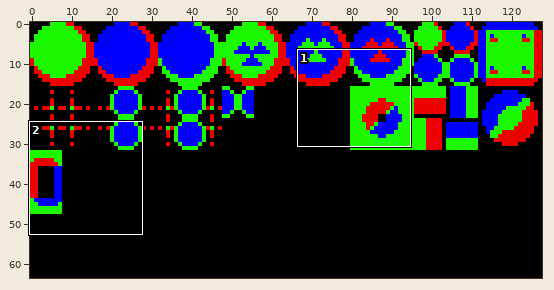
Edited in one commit: sprite sheet (gfx/sheet1.png). Above: a wide view before the commit, with the close-up outlined.
Close-up. Earlier state:
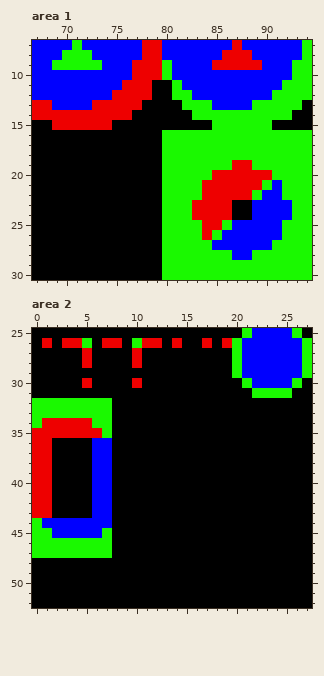
The file is 128x64 pixels. Shown: area 1: x 67..94, y 7..30; area 2: x 0..27, y 25..52.
Once edited:
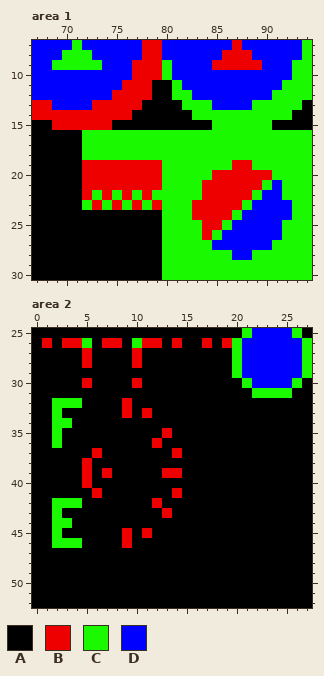
Palette (. is transparent): A #000000  B #ee0000  C #1af900  D #0000ff
What changed:
Area 1:
Colour B replaces colour A in rows 19 to 21 at x 72 to 79; in row 22 at x 72, 74, 76 and 78; in row 23 at x 73, 75, 77, 79 and 87.
Colour C replaces colour A in rows 16 to 18 at x 72 to 79; in row 22 at x 73, 75, 77 and 79; in row 23 at x 72, 74, 76, 78 and 88; in row 24 at x 87.
Colour D replaces colour A in row 24 at x 88.
Area 2:
Colour A replaces colour B in row 34 at x 1 and 4 to 5; in row 35 at x 0 to 1 and 3 to 6; in rows 36 to 43 at x 0 to 1.
Colour A replaces colour C in row 32 at x 0 to 1 and 5 to 7; in row 33 at x 0 to 1 and 3 to 7; in row 34 at x 0 and 6 to 7; in row 35 at x 7; in row 44 at x 0; in row 45 at x 0 to 1 and 7.
Colour A replaces colour C in row 46 at x 0 to 1 and 5 to 7; in row 47 at x 0 to 7.
Colour A replaces colour D in row 36 at x 6 to 7; in row 37 at x 7; in row 38 at x 6 to 7; in row 39 at x 6; in row 40 at x 6 to 7; in row 41 at x 7.
Colour A replaces colour D in rows 42 to 43 at x 6 to 7; in row 44 at x 1 and 4 to 7; in row 45 at x 3 to 6.
Colour B replaces colour A in row 32 at x 9; in row 33 at x 9 and 11; in row 35 at x 13; in row 36 at x 12; in row 37 at x 14; in row 38 at x 5.
Colour B replaces colour A in row 39 at x 5 and 13 to 14; in row 40 at x 5; in row 41 at x 14; in row 42 at x 12; in row 43 at x 13; in row 45 at x 9 and 11.
Colour B replaces colour A in row 46 at x 9.
Colour B replaces colour D in row 37 at x 6; in row 39 at x 7; in row 41 at x 6.
Colour C replaces colour A in row 36 at x 2; in row 42 at x 2 to 4; in row 43 at x 2.
Colour C replaces colour B in row 34 at x 2 to 3; in row 35 at x 2.
Colour C replaces colour D in row 44 at x 2 to 3; in row 45 at x 2.
Changed places in both close-ups, as pixel boxes (x1, y1, x2, y2):
changed: (82, 130, 162, 210)
changed: (232, 200, 252, 220)
changed: (32, 398, 182, 558)
